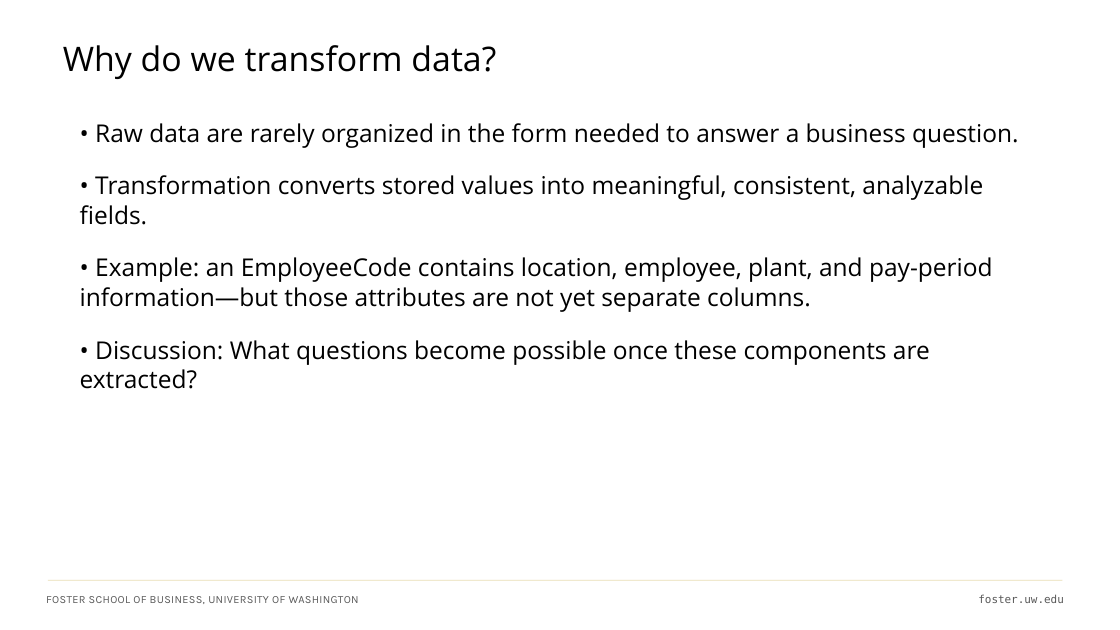
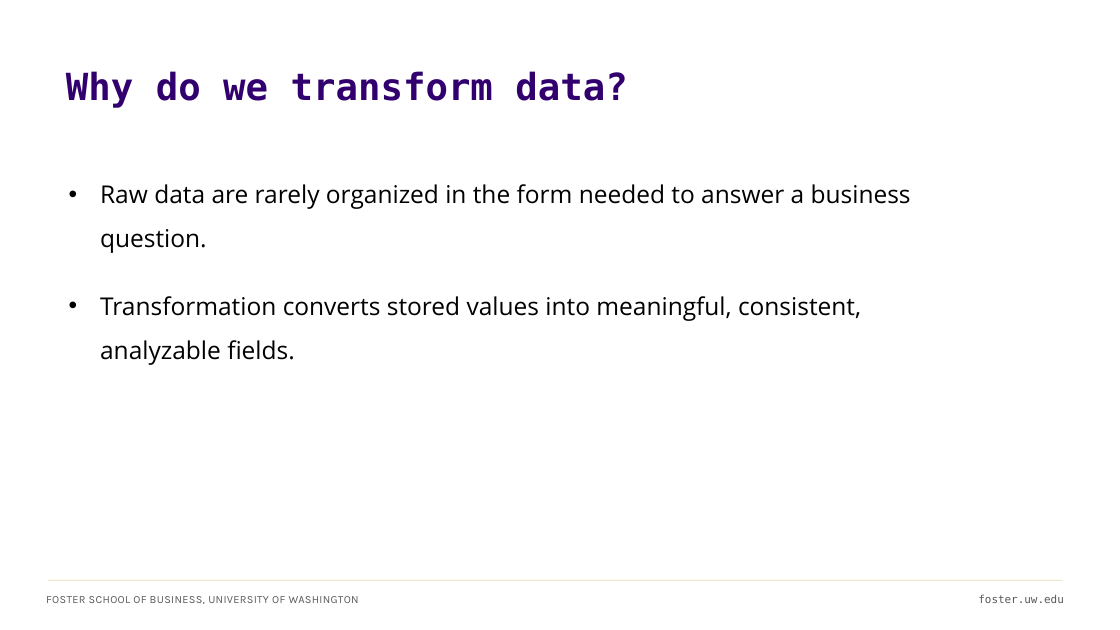
Before and after one commit to ashercurtis/slides.io, a slide deck: slide 10 of ACCTG320/ACCTG320Class04_2026.pptx (slide 9 before the commit). Drawn at 1120x630 pixels with LibreOffice and Linux fonts; fonts in the diff are those of the drawing. Boxes give left, top, right and bottom in pixels: in the first picture for what was removed or moved away, otherwise in the second. Text is boxed around its words. In the diff, an @@ line names an element or a change of style, - is before the commit and + after.

Commit message:
A320C04 minor updates to slides

```diff
--- a/ACCTG320/ACCTG320Class04_2026.pptx
+++ b/ACCTG320/ACCTG320Class04_2026.pptx
@@ title "Why do we transform data?": place and size @@
-title "Why do we transform data?" at box(63, 45, 496, 79)
+title "Why do we transform data?" at box(66, 71, 627, 108)
@@ title "Why do we transform data?" at box(66, 71, 627, 108): size 29 to 32 pt, font Open Sans to DejaVu Sans Mono, text colour #000000 to #32006E, bold on @@
@@ text removed at box(80, 123, 1019, 389) @@
-• Raw data are rarely organized in the form needed to answer a business question.
-• Transformation converts stored values into meaningful, consistent, analyzable fields.
-• Example: an EmployeeCode contains location, employee, plant, and pay-period information—but those attributes are not yet separate columns.
-• Discussion: What questions become possible once these components are extracted?
@@ text added at box(100, 184, 911, 365), 21 pt, text #000000 @@
+• Raw data are rarely organized in the form needed to answer a business question.
+• Transformation converts stored values into meaningful, consistent, analyzable fields.
```
Also in this commit, not shown: 2 slides added.
